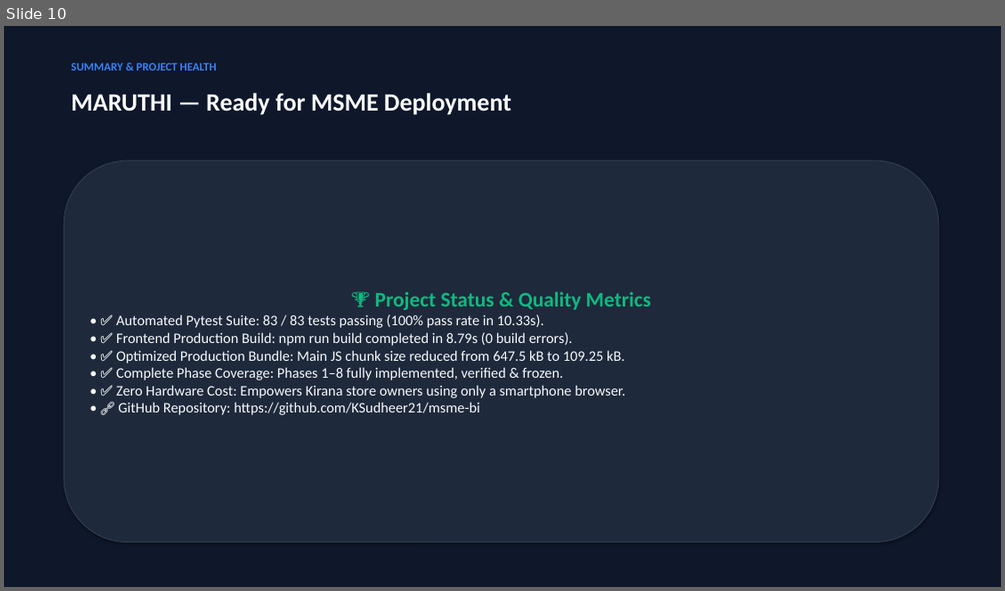
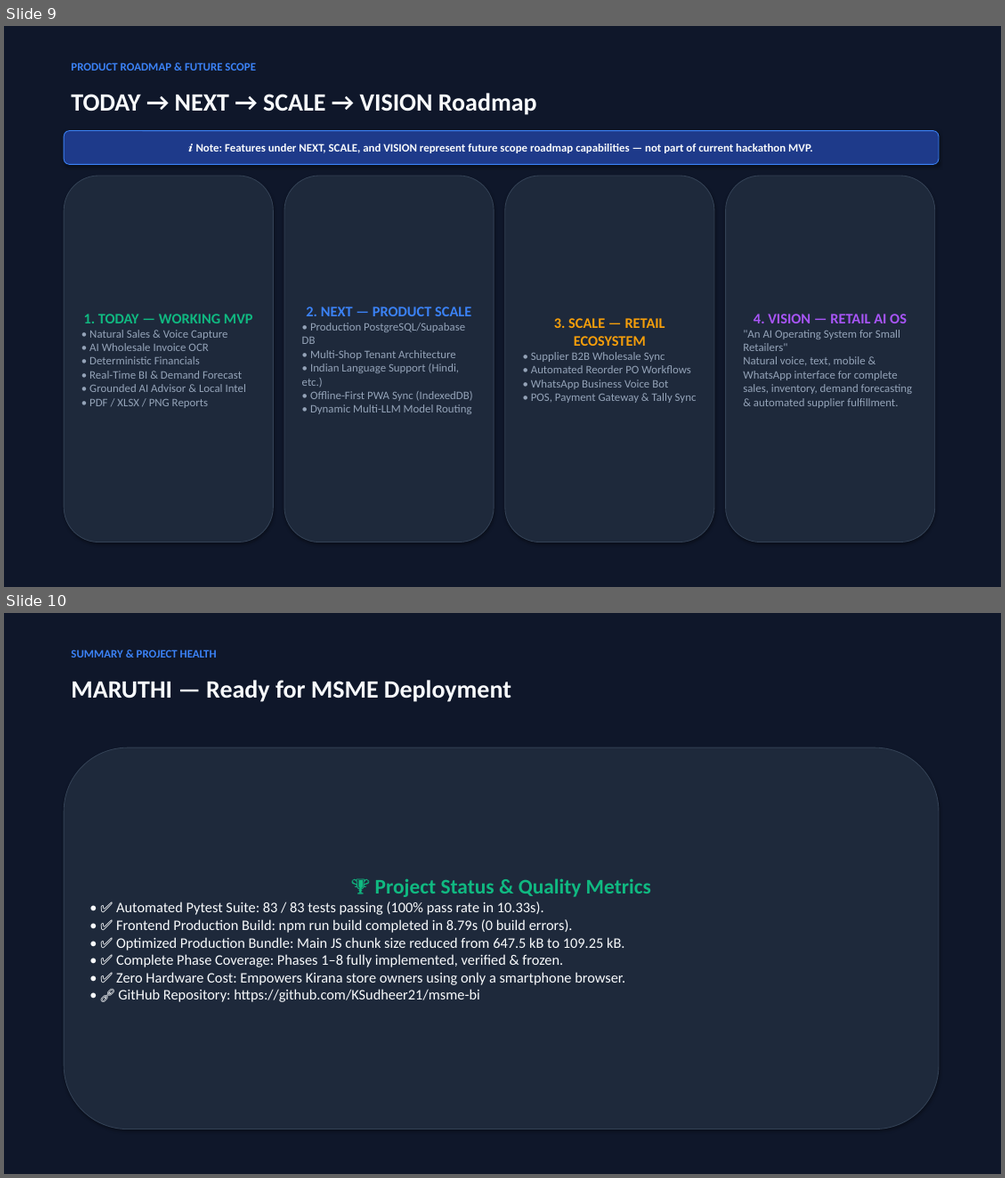
Before and after one commit to HV2026-0021-MARUTH/MSME-COPILOT, a slide deck: MARUTHI_MSME_AI_Retail_Copilot_Presentation.pptx. Shown one above the other, each under a label of ours: slide 10 before the commit, slides 9 and 10 after it. The pictures are 1005x591 and 1005x1178 pixels, drawn with LibreOffice and Linux fonts; fonts in the diff are those of the drawing. Boxes give left, top, right and bottom in pixels: in the first picture for what was removed or moved away, otherwise in the second. Text is boxed around its words. In the diff, an @@ line names an element or a change of style, - is before the commit and + after.

Commit message:
docs: refine Future Scope & Scalability Roadmap across README, QUICKSTART, and PPTX presentations

```diff
--- a/MARUTHI_MSME_AI_Retail_Copilot_Presentation.pptx
+++ b/MARUTHI_MSME_AI_Retail_Copilot_Presentation.pptx
@@ slide 9 added at (4,26,1001,587), background #0F172A @@
@@ text added at (71,62,256,70), 11 pt, text #3B82F6, bold @@
+PRODUCT ROADMAP & FUTURE SCOPE
@@ text added at (71,93,537,115), 24 pt, text #F8FAFC, bold @@
+TODAY → NEXT → SCALE → VISION Roadmap
@@ rounded rectangle added at (64,131,938,164), fill #1E3A8A, outline #3B82F6 0.75 pt, 11 pt, text #F8FAFC, bold @@
+ℹ️ Note: Features under NEXT, SCALE, and VISION represent future scope roadmap capabilities — not part of current hackathon MVP.
@@ rounded rectangle added at (64,176,273,542), fill #1E293B, outline #334155 0.75 pt, 11 pt, text #94A3B8 @@
+1. TODAY — WORKING MVP
+• Natural Sales & Voice Capture
+• AI Wholesale Invoice OCR
+• Deterministic Financials
+• Real-Time BI & Demand Forecast
+• Grounded AI Advisor & Local Intel
+• PDF / XLSX / PNG Reports
@@ rounded rectangle added at (284,176,494,542), fill #1E293B, outline #334155 0.75 pt, 11 pt, text #94A3B8 @@
+2. NEXT — PRODUCT SCALE
+• Production PostgreSQL/Supabase DB
+• Multi-Shop Tenant Architecture
+• Indian Language Support (Hindi, etc.)
+• Offline-First PWA Sync (IndexedDB)
+• Dynamic Multi-LLM Model Routing
@@ rounded rectangle added at (505,176,714,542), fill #1E293B, outline #334155 0.75 pt, 11 pt, text #94A3B8 @@
+3. SCALE — RETAIL ECOSYSTEM
+• Supplier B2B Wholesale Sync
+• Automated Reorder PO Workflows
+• WhatsApp Business Voice Bot
+• POS, Payment Gateway & Tally Sync
@@ rounded rectangle added at (726,176,935,542), fill #1E293B, outline #334155 0.75 pt, 11 pt, text #94A3B8 @@
+4. VISION — RETAIL AI OS
+"An AI Operating System for Small Retailers"
+Natural voice, text, mobile & WhatsApp interface for complete sales, inventory, demand forecasting & automated supplier fulfillment.
```
Also in this commit, not shown: 1 slide changed, 1 slide removed, 3 other files.
